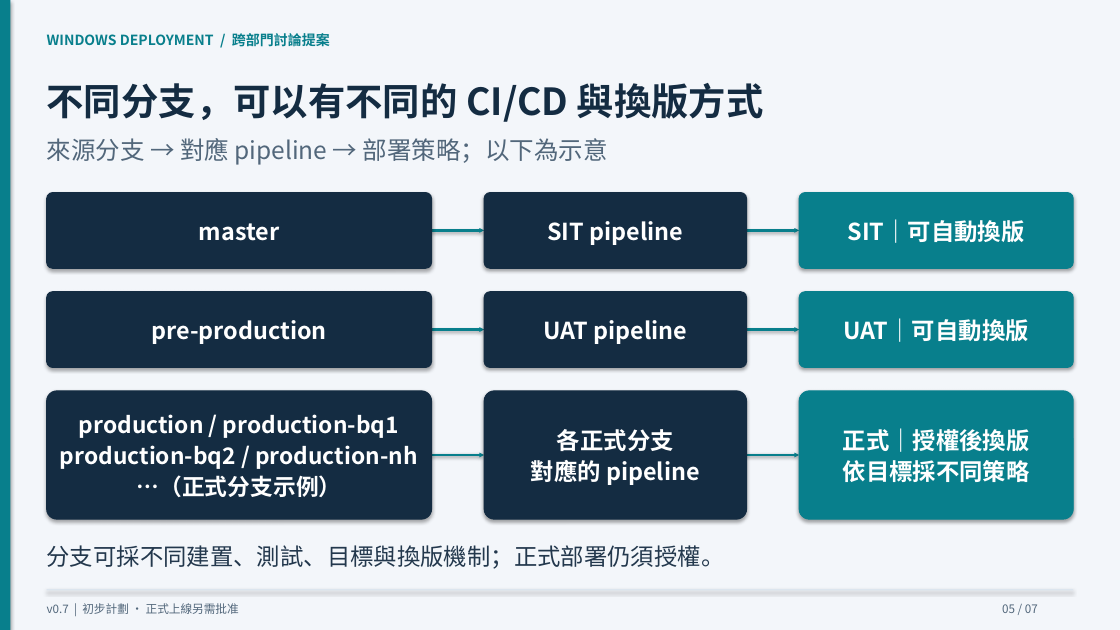
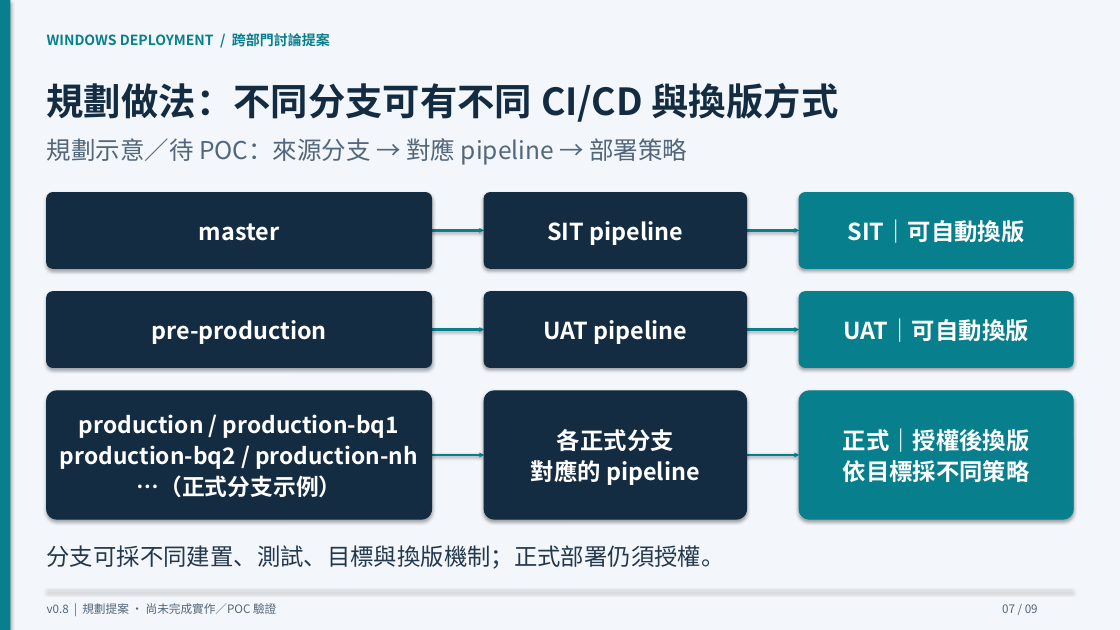
Before and after one commit to cyljacky02/gitlab-win-cicd, a slide deck: slide 7 of docs/presentations/windows-cd-initial-plan.pptx (slide 5 before the commit). Drawn at 1120x630 pixels with LibreOffice and Linux fonts; fonts in the diff are those of the drawing. Boxes give left, top, right and bottom in pixels: in the first picture for what was removed or moved away, otherwise in the second. Text is boxed around its words. In the diff, an @@ line names an element or a change of style, - is before the commit and + after.

```diff
--- a/docs/presentations/windows-cd-initial-plan.pptx
+++ b/docs/presentations/windows-cd-initial-plan.pptx
@@ title at [47,83,839,122]: text changed @@
-不同分支，可以有不同的 CI/CD 與換版方式
+規劃做法：不同分支可有不同 CI/CD 與換版方式
@@ text at [47,138,687,165]: text changed @@
-來源分支 → 對應 pipeline → 部署策略；以下為示意
+規劃示意／待 POC：來源分支 → 對應 pipeline → 部署策略
@@ text at [47,603,276,614]: text changed @@
-v0.7 | 初步計劃 · 正式上線另需批准
+v0.8 | 規劃提案 · 尚未完成實作／POC 驗證
@@ text at [1002,604,1038,613]: text changed @@
-05 / 07
+07 / 09
```
Also in this commit, not shown: 5 other slides changed, 2 slides added, 49 other files.
